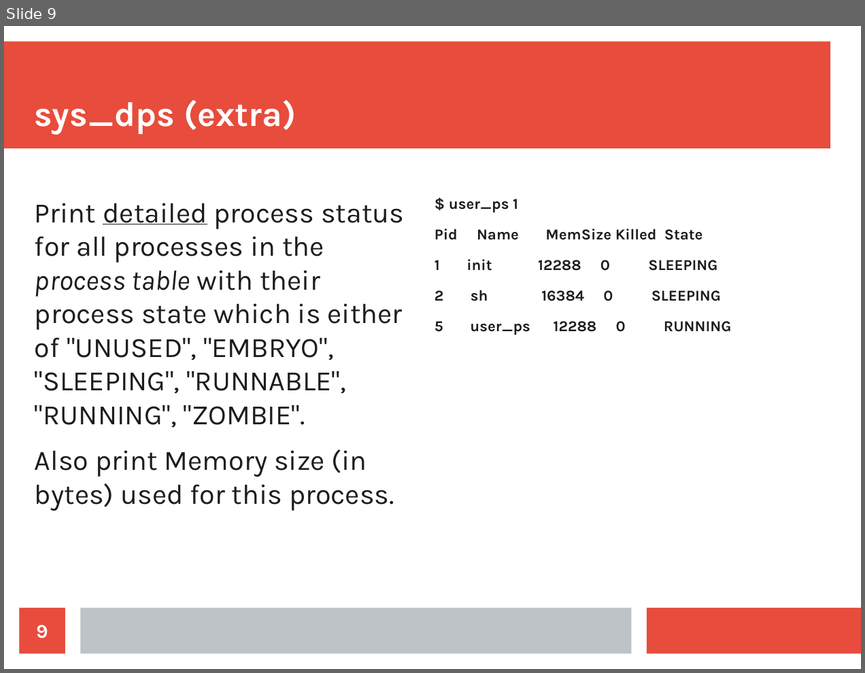
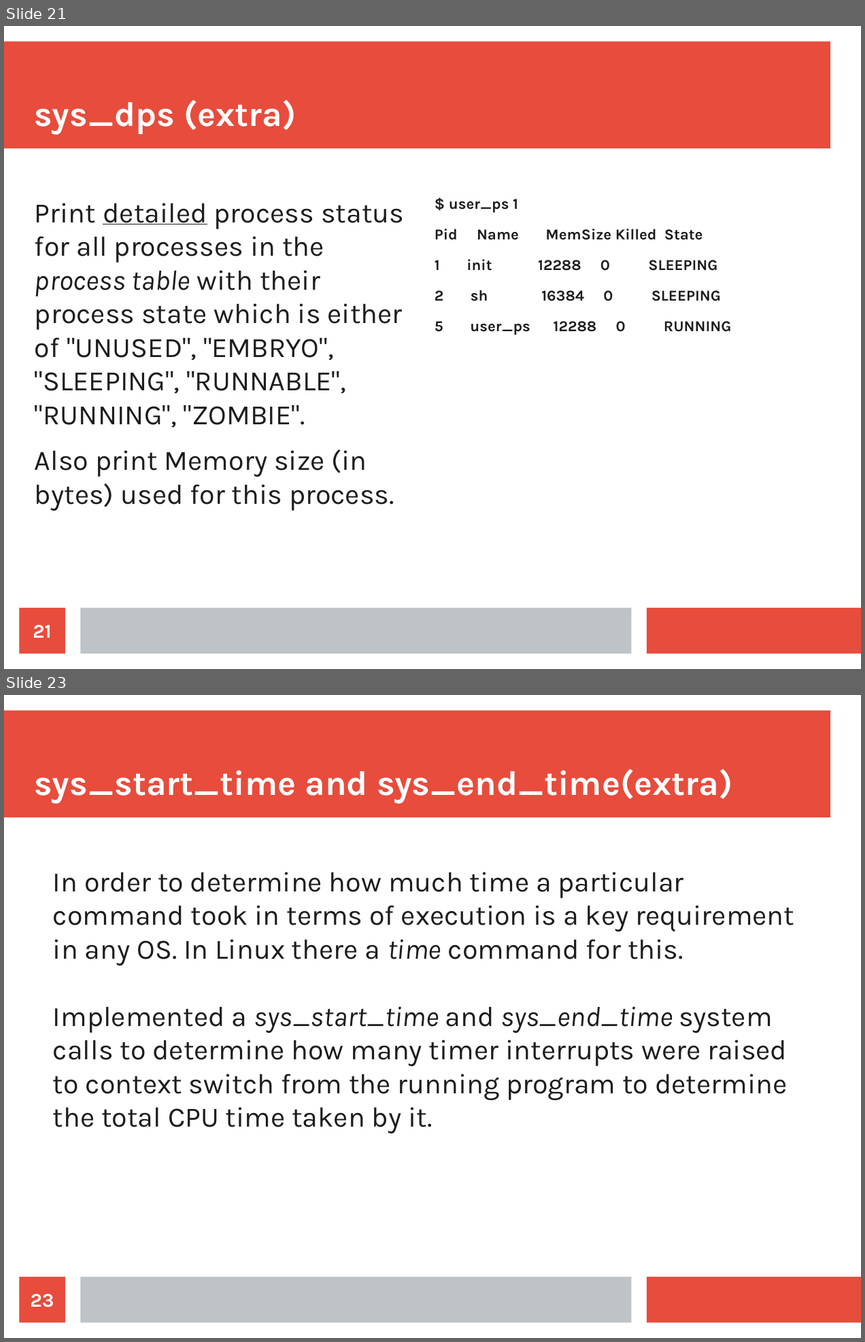
Before and after one commit to shreshthtuli/xv6, a slide deck: os1.odp. Shown one above the other, each under a label of ours: slide 9 before the commit, slides 21 and 23 after it; the slides between them are not shown. The pictures are 865x673 and 865x1342 pixels, drawn with LibreOffice and Linux fonts; fonts in the diff are those of the drawing. Boxes give left, top, right and bottom in pixels: in the first picture for what was removed or moved away, otherwise in the second. Text is boxed around its words. In the diff, an @@ line names an element or a change of style, - is before the commit and + after.

Commit message:
added timer syscall

```diff
--- a/os1.odp
+++ b/os1.odp
@@ slide 23 added at (4, 695, 861, 1338), background #FFFFFF; not listed: 3 template elements that a slide beside it also shows @@
@@ title added at (35, 769, 732, 803), 32 pt, text #FFFFFF, bold @@
+sys_start_time and sys_end_time(extra)
@@ subtitle added at (53, 872, 794, 1134), 26 pt, text #1C1C1C @@
+In order to determine how much time a particular command took in terms of execution is a key requirement in any OS. In Linux there a time command for this.
+Implemented a sys_start_time and sys_end_time system calls to determine how many timer interrupts were raised to context switch from the running program to determine the total CPU time taken by it.
@@ page number added at (20, 1276, 65, 1323), fill #E74C3C, 18 pt, text #FFFFFF, bold @@
+23
@@ what was slide 9 is now slide 21 @@
@@ page number at (33, 625, 51, 638): text changed @@
-9
+21
```
Also in this commit, not shown: 2 other slides added, 11 other files.
